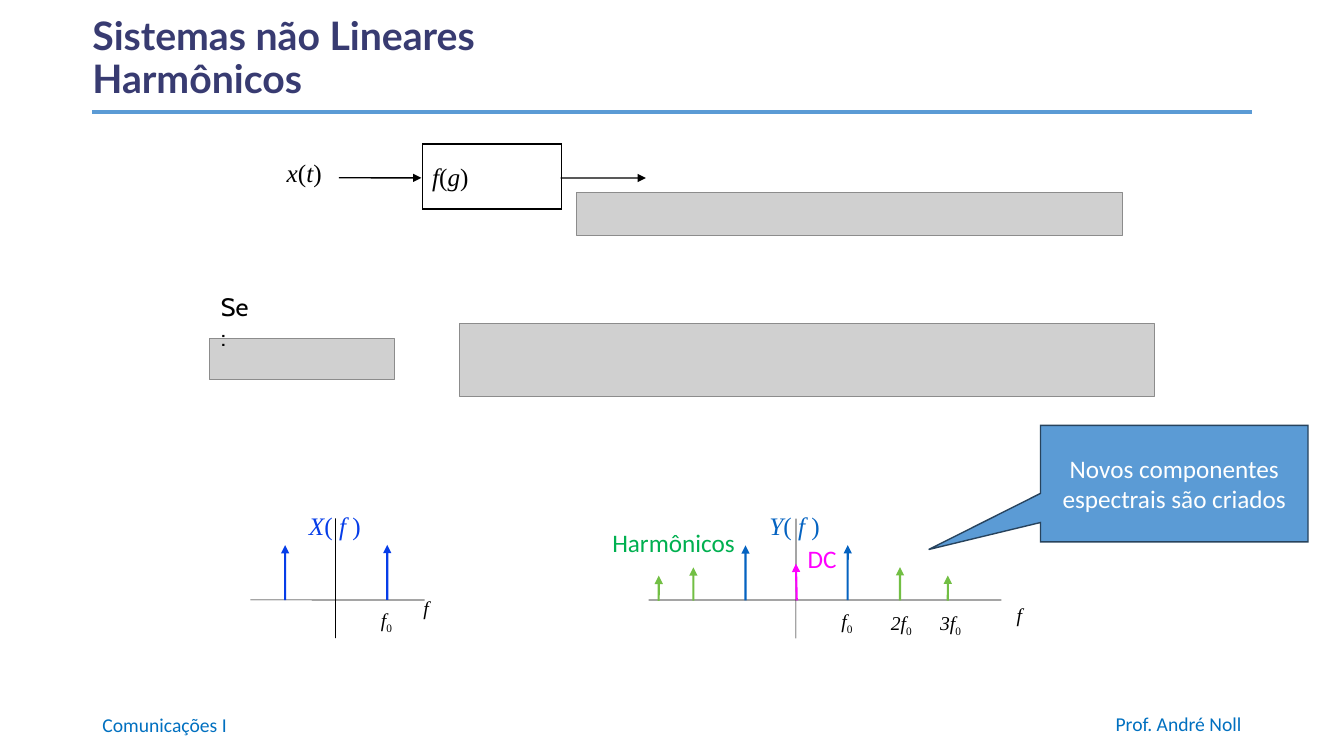
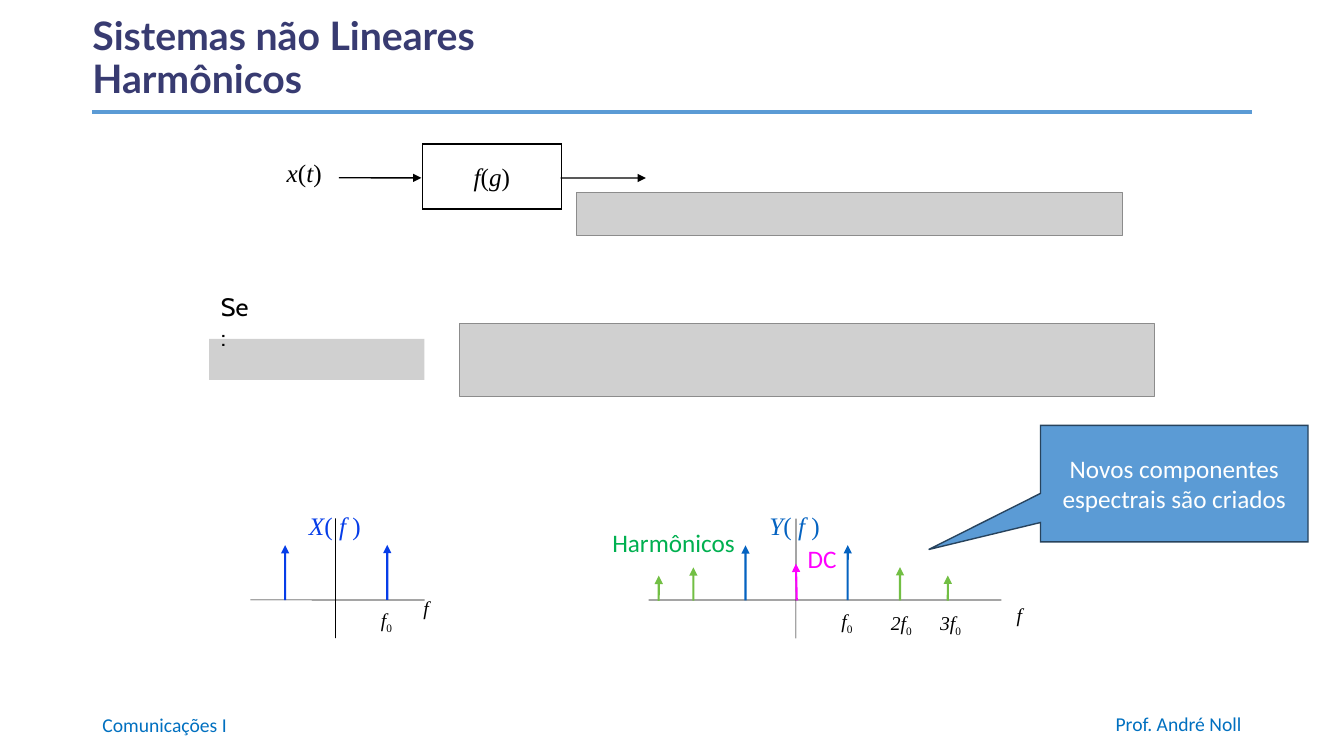
Before and after one commit to anollba/comunicacoes_i_ufrj, a slide deck: slide 27 of slides/Part1-Sistemas/01_04_Sistemas.pptx. Drawn at 1344x756 pixels with LibreOffice and Linux fonts; fonts in the diff are those of the drawing; grey boxes stand for pictures; background and template pictures are left out. Boxes give left, top, right and bottom in pixels: in the first picture for what was removed or moved away, otherwise in the second. Text is boxed around its words. In the diff, an @@ line names an element or a change of style, - is before the commit and + after.

```diff
--- a/slides/Part1-Sistemas/01_04_Sistemas.pptx
+++ b/slides/Part1-Sistemas/01_04_Sistemas.pptx
@@ rectangle "f(g)" at (422,144,562,210): alignment left to centre @@
@@ picture: place and size @@
-picture at (209,339,394,380)
+picture at (209,339,424,380)
```
Also in this commit, not shown: 6 other slides changed, 1 other file.
